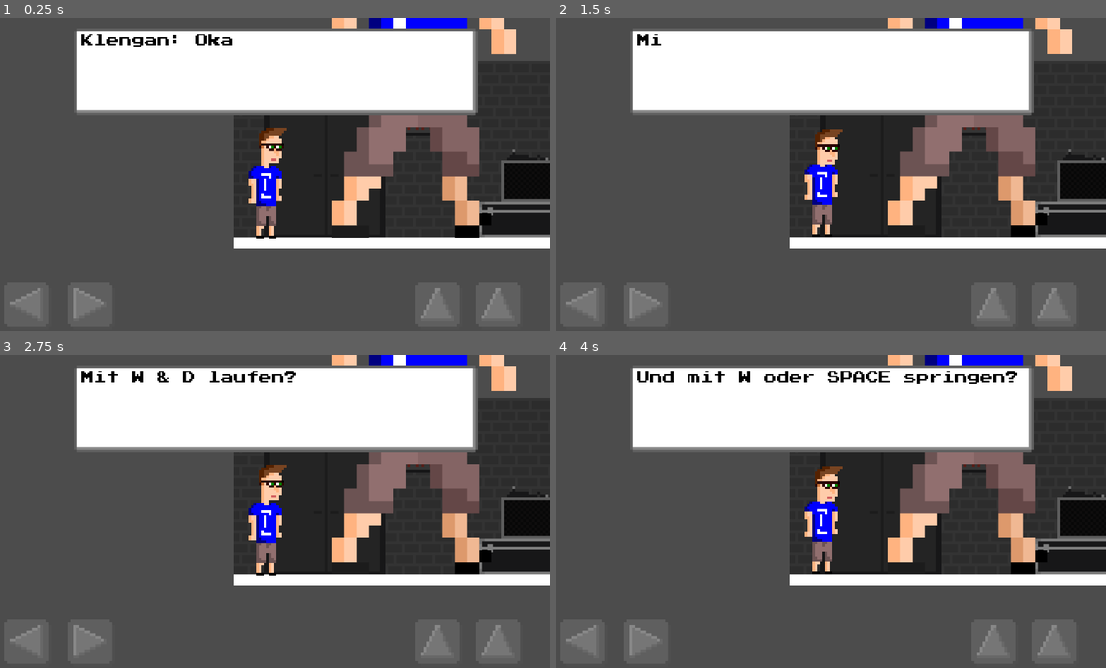
Above: before the commit, frames 1-4 (two rows, left to right).
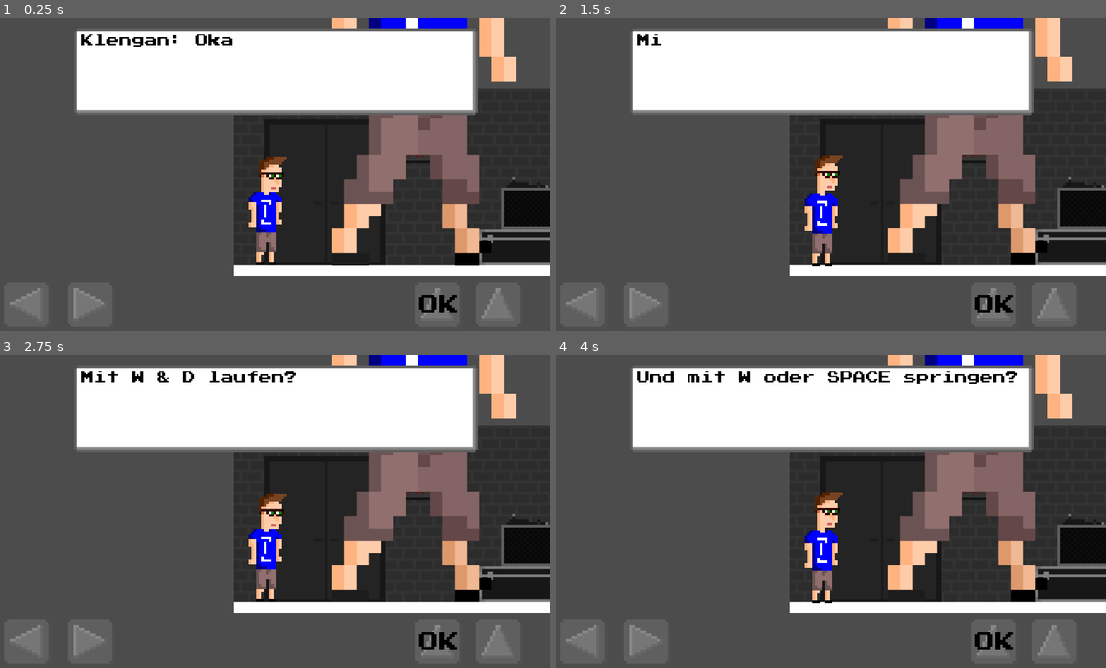
Above: after the commit, the same moments.

Repository: klenganthegame/KlenganTheGame
Game: Godot game, scene res://level/Level1.tscn
Same seed, same stepped clock (60 frames per second), same inputs: the game is played once before the commit and once after it.
Inputs:
- Up to frame 1 (0.25 s): no input
- Up to frame 2 (1.5 s): tap Enter (accept) at 0.5, 1.35 s; hold Enter (accept) 0.53-1.28 s; hold D (walk_right) from 0.53 s (still down); tap Space (jump) at 0.77 s
- Up to frame 3 (2.75 s): tap Space (jump) at 1.52 s; release D (walk_right) at 2.03 s; hold A (walk_left) from 2.03 s (still down); hold Enter (accept) from 2.03 s (still down)
- Up to frame 4 (4 s): release A (walk_left) at 2.78 s; release Enter (accept) at 2.78 s; hold D (walk_right) from 2.78 s (still down); tap Enter (accept) at 2.85 s; tap Space (jump) at 3.02, 3.77 s; hold Enter (accept) from 3.53 s (still down)

The runs differ from the first frame. In frame 1, 18% of the frame differs, in the area x 42-100%, y 0-95%; in frame 2, 18%; in frame 3, 18%; in frame 4, 18%.

Commit message:
fixed camera Offset

Diff:
--- a/objects/level1/Klengan.tscn
+++ b/objects/level1/Klengan.tscn
@@ -13,11 +13,12 @@
 [ext_resource path="res://Sprites/Klengan/Walk/6658c1c8d437455b869f1be0ff25527f-7.png" type="Texture" id=11]
 [ext_resource path="res://Sprites/MobileButtons/85/JumpUnpressed_85.png" type="Texture" id=12]
 [ext_resource path="res://Sprites/MobileButtons/85/JumpPressed_85.png" type="Texture" id=13]
-[ext_resource path="res://Sprites/MobileButtons/85/RightUnressed_85.png" type="Texture" id=14]
-[ext_resource path="res://Sprites/MobileButtons/85/RightPressed_85.png" type="Texture" id=15]
-[ext_resource path="res://Sprites/MobileButtons/85/LeftUnpressed_85.png" type="Texture" id=16]
-[ext_resource path="res://Sprites/MobileButtons/85/LeftPressed_85.png" type="Texture" id=17]
-[ext_resource path="res://objects/mechanics/DialogueBox.tscn" type="PackedScene" id=18]
+[ext_resource path="res://Sprites/font/PressStart2P.ttf" type="DynamicFontData" id=14]
+[ext_resource path="res://Sprites/MobileButtons/85/RightUnressed_85.png" type="Texture" id=15]
+[ext_resource path="res://Sprites/MobileButtons/85/RightPressed_85.png" type="Texture" id=16]
+[ext_resource path="res://Sprites/MobileButtons/85/LeftUnpressed_85.png" type="Texture" id=17]
+[ext_resource path="res://Sprites/MobileButtons/85/LeftPressed_85.png" type="Texture" id=18]
+[ext_resource path="res://objects/mechanics/DialogueBox.tscn" type="PackedScene" id=19]
 
 [sub_resource type="SpriteFrames" id=1]
 animations = [ {
@@ -38,6 +39,10 @@
 [sub_resource type="RectangleShape2D" id=2]
 extents = Vector2( 19.0106, 6.71835 )
 
+[sub_resource type="DynamicFont" id=4]
+size = 38
+font_data = ExtResource( 14 )
+
 [node name="Klengan" type="KinematicBody2D"]
 script = ExtResource( 1 )
 
@@ -45,9 +50,11 @@
 scale = Vector2( 0.2, 0.2 )
 frames = SubResource( 1 )
 animation = "idle"
+frame = 1
 playing = true
 
 [node name="Camera2D" type="Camera2D" parent="."]
+offset = Vector2( 0, -50 )
 current = true
 smoothing_enabled = true
 
@@ -70,25 +77,34 @@
 pressed = ExtResource( 13 )
 action = "jump"
 
-[node name="Up2" type="TouchScreenButton" parent="CanvasLayer"]
+[node name="Okay" type="TouchScreenButton" parent="CanvasLayer"]
 position = Vector2( 780, 480 )
 normal = ExtResource( 12 )
 pressed = ExtResource( 13 )
 action = "accept"
 
+[node name="Label" type="Label" parent="CanvasLayer/Okay"]
+margin_left = 6.13867
+margin_top = 23.327
+margin_right = 88.1387
+margin_bottom = 102.327
+custom_fonts/font = SubResource( 4 )
+custom_colors/font_color = Color( 0, 0, 0, 1 )
+text = "OK"
+
 [node name="Right" type="TouchScreenButton" parent="CanvasLayer"]
 position = Vector2( 150, 480 )
-normal = ExtResource( 14 )
-pressed = ExtResource( 15 )
+normal = ExtResource( 15 )
+pressed = ExtResource( 16 )
 action = "walk_right"
 
 [node name="Left" type="TouchScreenButton" parent="CanvasLayer"]
 position = Vector2( 35, 480 )
-normal = ExtResource( 16 )
-pressed = ExtResource( 17 )
+normal = ExtResource( 17 )
+pressed = ExtResource( 18 )
 action = "walk_left"
 
-[node name="DialogueBox" parent="CanvasLayer" instance=ExtResource( 18 )]
+[node name="DialogueBox" parent="CanvasLayer" instance=ExtResource( 19 )]
 visible = false
 wait_time = 0.01
 [connection signal="area_entered" from="Area2D" to="." method="_on_Area2D_area_entered"]
Not shown: 1 places in objects/level1/Klengan.tscn that only renumber resources
